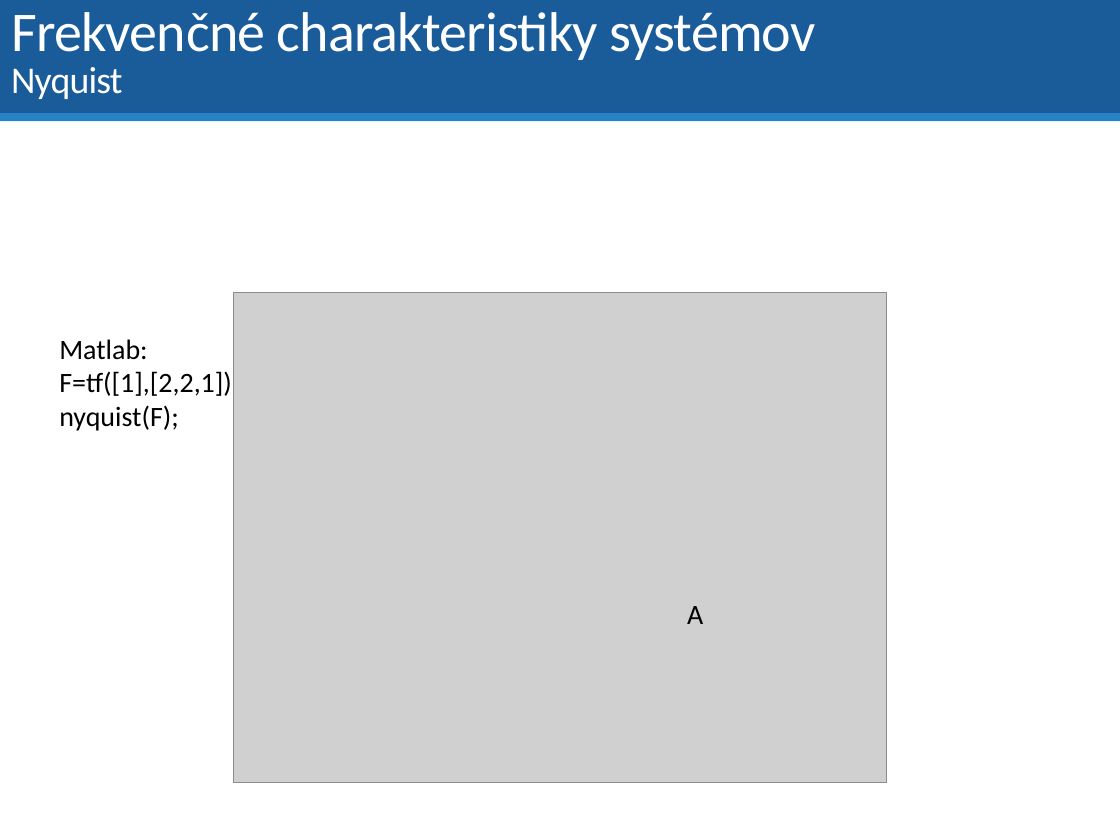
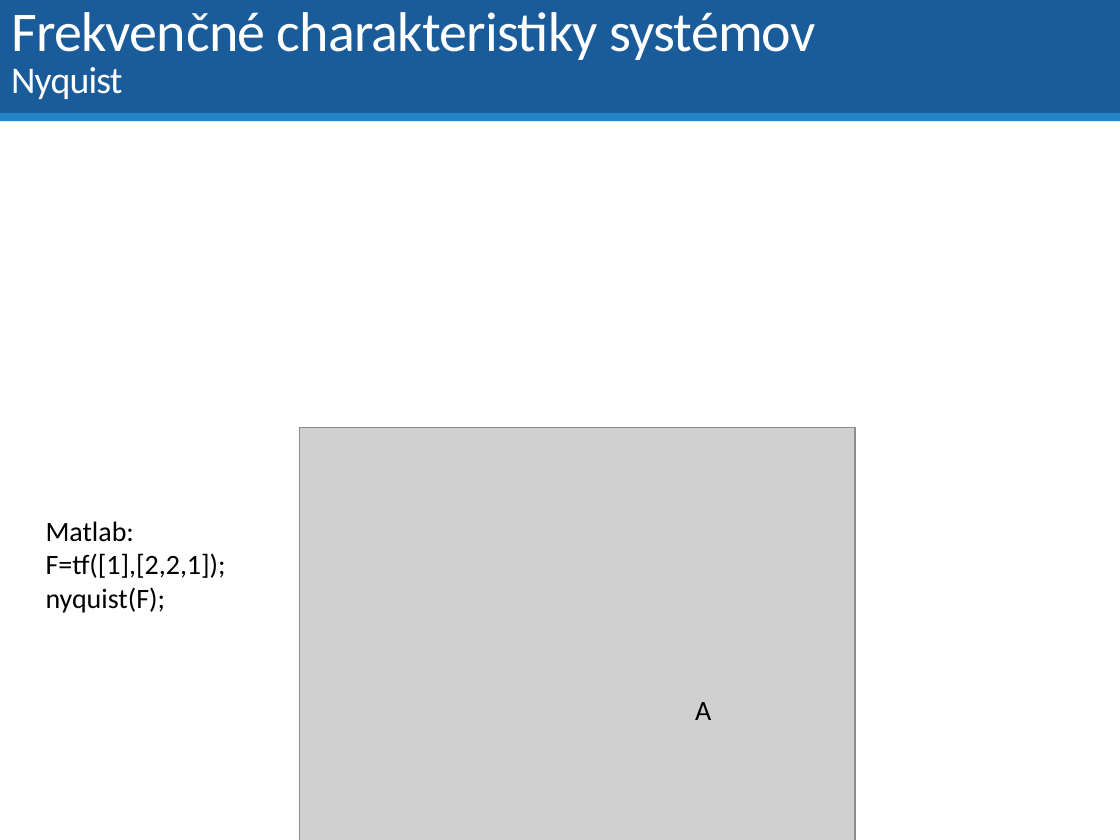
Before and after one commit to dodekm/TeamProjektKybernetika, a slide deck: slide 13 of Nove prednasky/P4 Vlastnosti prenosovych funkcii.pptx (slide 11 before the commit). Drawn at 1120x840 pixels with LibreOffice and Linux fonts; fonts in the diff are those of the drawing; grey boxes stand for pictures. Boxes give left, top, right and bottom in pixels: in the first picture for what was removed or moved away, otherwise in the second. Text is boxed around its words. In the diff, an @@ line names an element or a change of style, - is before the commit and + after.

```diff
--- a/Nove prednasky/P4 Vlastnosti prenosovych funkcii.pptx
+++ b/Nove prednasky/P4 Vlastnosti prenosovych funkcii.pptx
@@ picture: place and size @@
-picture at (233, 292, 886, 783)
+picture at (300, 428, 856, 840)
@@ text "Matlab:": place and size @@
-text "Matlab:" at (59, 339, 239, 431)
+text "Matlab:" at (46, 521, 226, 613)
@@ text "A": place and size @@
-text "A" at (687, 606, 703, 624)
+text "A" at (695, 702, 711, 720)
```
Also in this commit, not shown: 12 other slides changed, 3 slides added, 1 other file.
